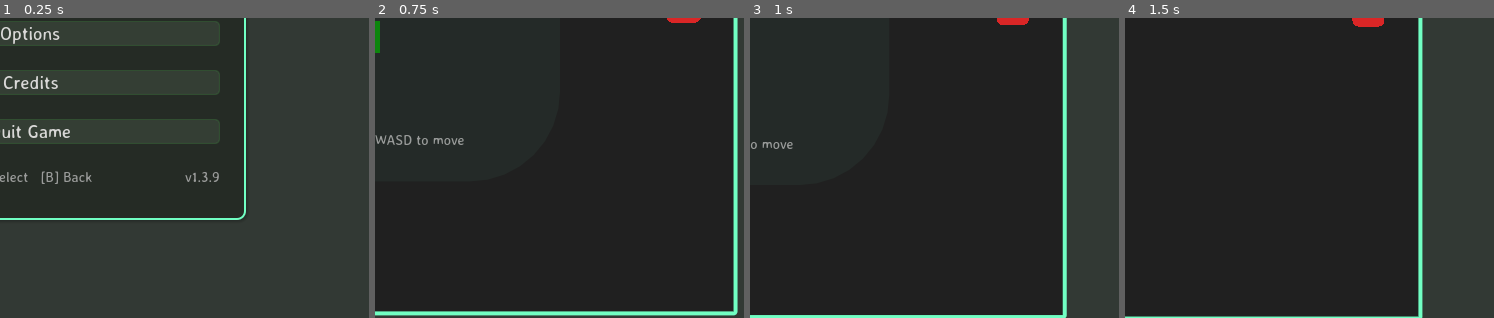
Above: before the commit, frames 1-4 (left to right).
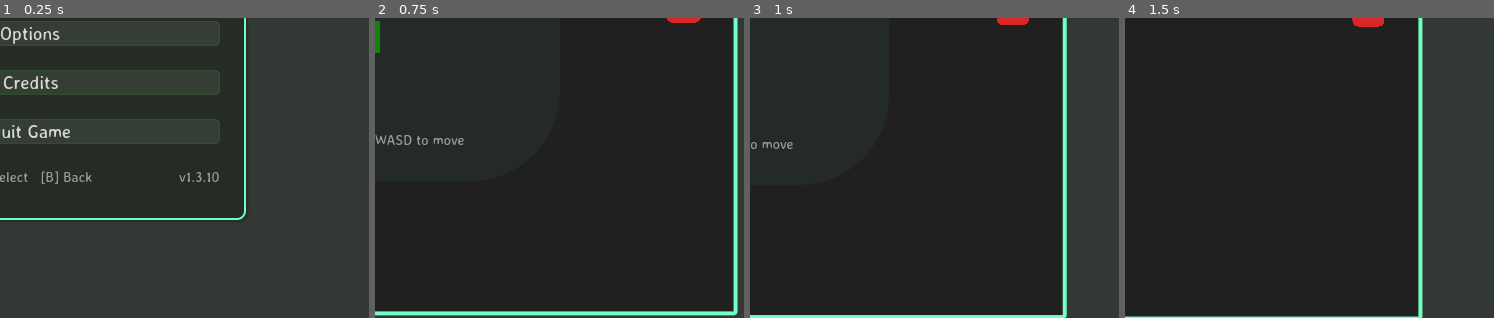
Above: after the commit, the same moments.

Repository: bluehexagons/snake2d
Game: Godot game, scene res://scenes/main/main.tscn
Two runs of this game, one before a commit and one after it. Both use one fixed random seed, a clock stepped at 60 frames per second and the inputs below.
Inputs (mouse positions are % of the whole screen's width and height, from its top left):
- Up to frame 1 (0.25 s): no input
- Up to frame 2 (0.75 s): click "Start Game" at 0.5 s
- Up to frame 3 (1 s): no input
- Up to frame 4 (1.5 s): tap Enter at 1.25 s; move the mouse to (78, 45) at 1.27 s; hold Right (right) from 1.28 s (still down); click (78, 45) at 1.42 s
The pictures show only the part of the screen within x 50-100%, y 50-100%; the shares and areas given below are measured in that part.

The runs differ from the first frame. In frame 1, 0.2% of the frame differs, in the area x 48-60%, y 51-55%; in frame 2, nothing differs; in frame 3, nothing differs; in frame 4, nothing differs.

Commit message:
Bump patch version to 1.3.10

Diff:
--- a/project.godot
+++ b/project.godot
@@ -15,7 +15,7 @@
 [application]
 
 config/name="snake"
-config/version="1.3.9"
+config/version="1.3.10"
 run/main_scene="res://scenes/main/main.tscn"
 config/features=PackedStringArray("4.6", "Mobile")
 config/icon="res://icon.svg"
